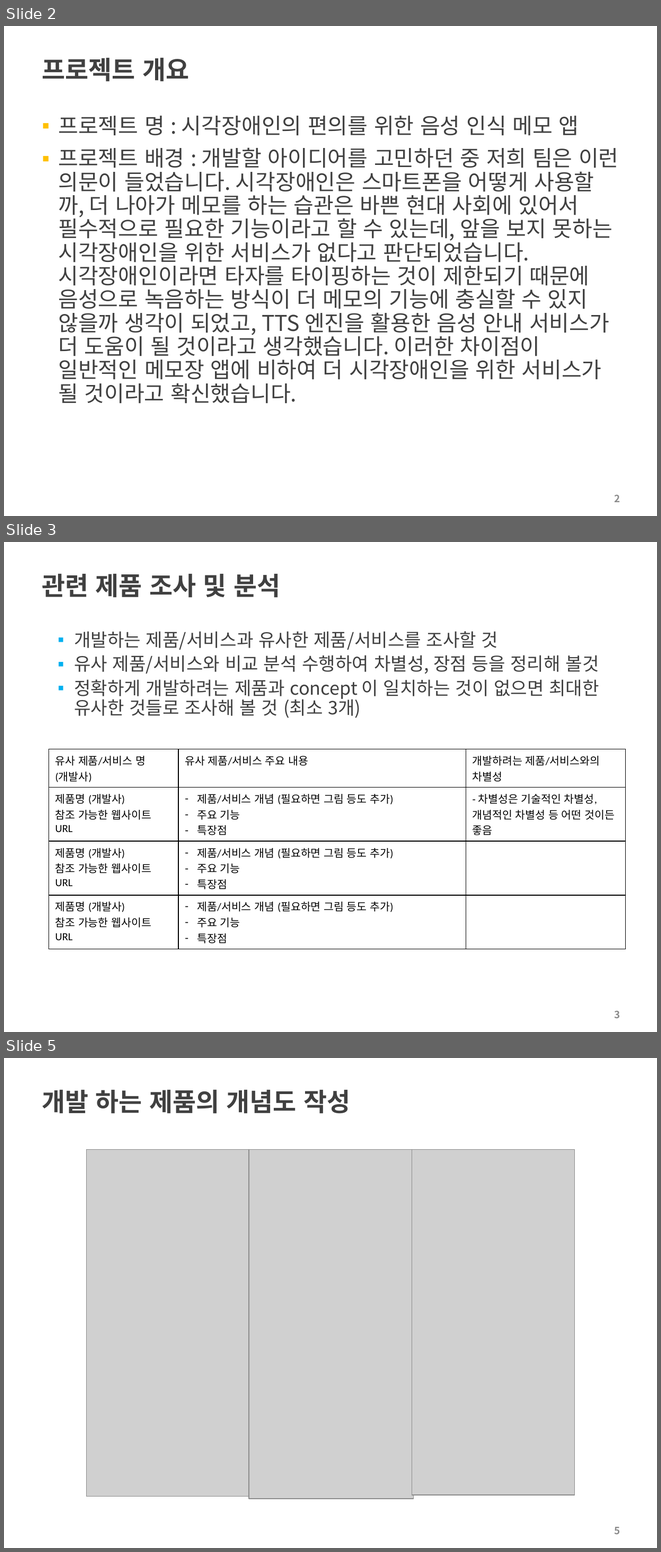
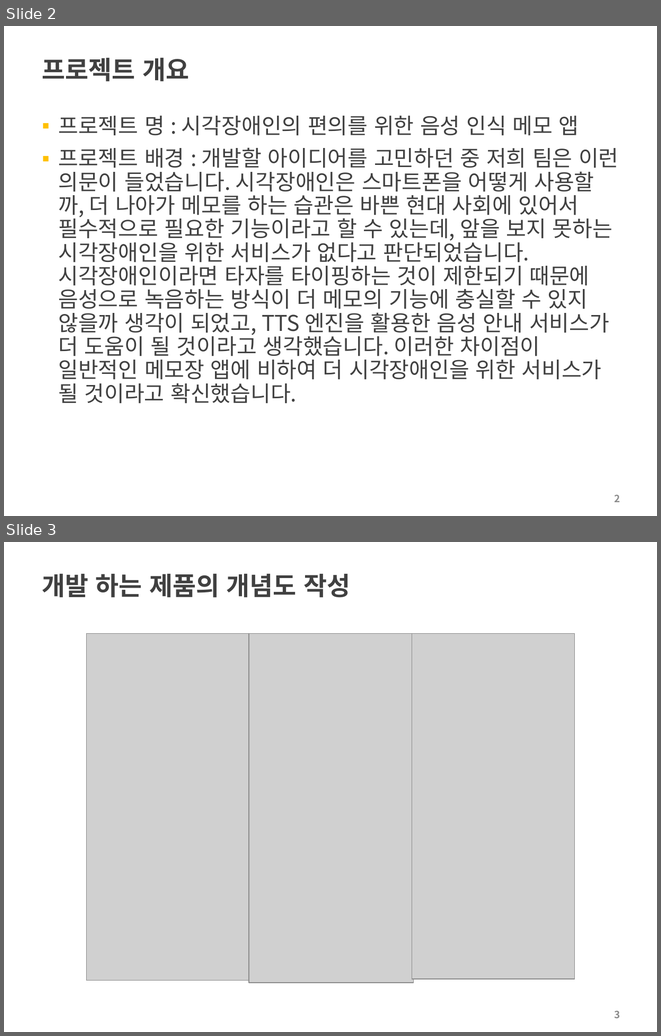
Before and after one commit to choisinho/yebi_capstone, a slide deck: 2022-2-PreCapstoneDesign-최종보고서.pptx. Shown one above the other, each under a label of ours: slides 2, 3 and 5 before the commit, slides 2 and 3 after it; the slides between them are not shown. The pictures are 661x1552 and 661x1036 pixels, drawn with LibreOffice and Linux fonts; fonts in the diff are those of the drawing; grey boxes stand for pictures; background and template pictures are left out. Boxes give left, top, right and bottom in pixels: in the first picture for what was removed or moved away, otherwise in the second. Text is boxed around its words. In the diff, an @@ line names an element or a change of style, - is before the commit and + after.

```diff
--- a/2022-2-PreCapstoneDesign-최종보고서.pptx
+++ b/2022-2-PreCapstoneDesign-최종보고서.pptx
@@ slide 3 removed at (4,542,657,1032), background #FFFFFF @@
@@ title removed at (42,574,280,598) @@
-관련 제품 조사 및 분석
@@ text removed at (74,631,599,718) @@
-  ▪ 개발하는 제품/서비스과 유사한 제품/서비스를 조사할 것
-  ▪ 유사 제품/서비스와 비교 분석 수행하여 차별성, 장점 등을 정리해 볼것
-  ▪ 정확하게 개발하려는 제품과 concept 이 일치하는 것이 없으면 최대한 유사한 것들로 조사해 볼 것 (최소 3개)
@@ table removed at (49,749,626,945), 4 rows, 3 columns @@
-유사 제품/서비스 명 / (개발사) | 유사 제품/서비스 주요 내용 | 개발하려는 제품/서비스와의 차별성
-제품명 (개발사) / 참조 가능한 웹사이트 URL | 제품/서비스 개념 (필요하면 그림 등도 추가) / 주요 기능 / 특장점 | - 차별성은 기술적인 차별성, 개념적인 차별성 등 어떤 것이든 좋음
-제품명 (개발사) / 참조 가능한 웹사이트 URL | 제품/서비스 개념 (필요하면 그림 등도 추가) / 주요 기능 / 특장점 | 
-제품명 (개발사) / 참조 가능한 웹사이트 URL | 제품/서비스 개념 (필요하면 그림 등도 추가) / 주요 기능 / 특장점 | 
@@ page number removed at (615,1011,620,1018) @@
-3
@@ what was slide 5 is now slide 3 @@
@@ page number at (615,1011,620,1018): text changed @@
-5
+3
```
Also in this commit, not shown: 4 other slides removed.
